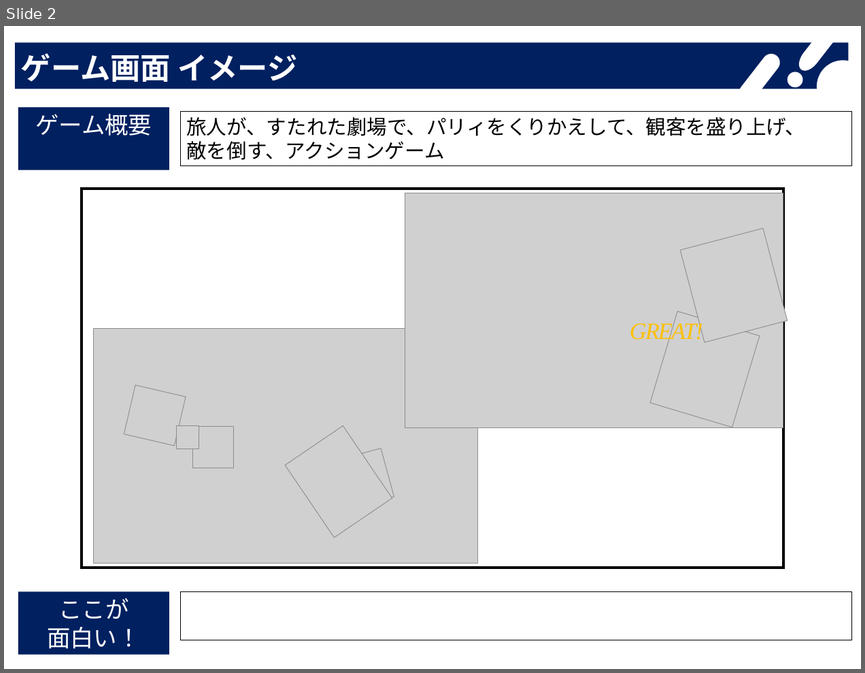
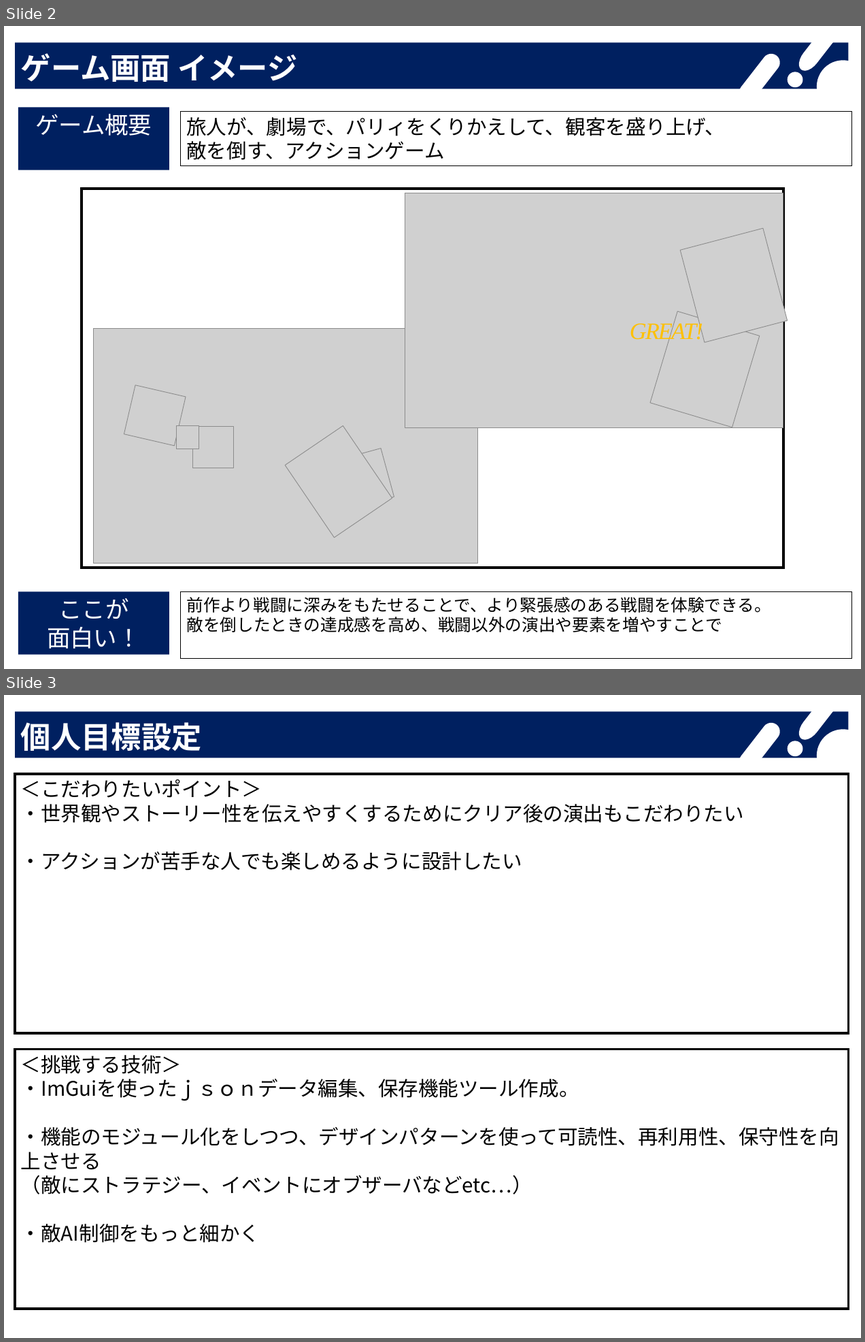
Before and after one commit to KY0614/ENDLESS_ENCORE, a slide deck: 概要/ゲーム概要書V2_4GA4_善原敬子.pptx. Shown one above the other, each under a label of ours: slide 2 before the commit, slides 2 and 3 after it. The pictures are 865x673 and 865x1342 pixels, drawn with LibreOffice and Linux fonts; fonts in the diff are those of the drawing; grey boxes stand for pictures. Boxes give left, top, right and bottom in pixels: in the first picture for what was removed or moved away, otherwise in the second. Text is boxed around its words. In the diff, an @@ line names an element or a change of style, - is before the commit and + after.

Commit message:
[add]Cameraにバックスタブから追従モードへ切り替わるためのモード追加 #refs イージングを使ってバックスタブと追従に戻るときのカメラ移動を滑らかにした。プレイヤーがバックスタブを行ったらカメラモードを変更。敵のバックスタブアニメーションが終わったらカメラを追従へ戻すモードへ変更。
[add]仕様書、使用フォーマット追加。ゲーム概要書にページ追加。ガントチャート更新
#refs ゲーム概要書には個人目標ページを追加。仕様フォーマットに現在の開発ゲームの内容を記入。

```diff
--- a/概要/ゲーム概要書V2_4GA4_善原敬子.pptx
+++ b/概要/ゲーム概要書V2_4GA4_善原敬子.pptx
@@ slide 3 added at (x1=4, y1=695, x2=861, y2=1338), background #FFFFFF @@
@@ title added at (x1=15, y1=712, x2=848, y2=758), fill #002060, 36 pt, text #FFFFFF, bold @@
+個人目標設定
@@ pill shape added at (x1=795, y1=695, x2=861, y2=744), fill #FFFFFF @@
@@ pill shape added at (x1=736, y1=719, x2=783, y2=774), fill #FFFFFF @@
@@ ellipse added at (x1=817, y1=730, x2=861, y2=782), fill #FFFFFF @@
@@ ellipse added at (x1=787, y1=741, x2=803, y2=756), fill #FFFFFF @@
@@ rectangle added at (x1=15, y1=774, x2=848, y2=1034), fill #FFFFFF, outline #000000 3 pt, 24 pt, text #000000 @@
+＜こだわりたいポイント＞
+・世界観やストーリー性を伝えやすくするためにクリア後の演出もこだわりたい
+・アクションが苦手な人でも楽しめるように設計したい
@@ rectangle added at (x1=15, y1=1049, x2=848, y2=1308), fill #FFFFFF, outline #000000 3 pt, 24 pt, text #000000 @@
+＜挑戦する技術＞
+・ImGuiを使ったｊｓｏｎデータ編集、保存機能ツール作成。
+・機能のモジュール化をしつつ、デザインパターンを使って可読性、再利用性、保守性を向上させる
+（敵にストラテジー、イベントにオブザーバなどetc…）
+・敵AI制御をもっと細かく
@@ slide 2 changed as well @@
@@ text in rectangle at (x1=186, y1=117, x2=724, y2=136): text changed @@
-旅人が、すたれた劇場で、パリィをくりかえして、観客を盛り上げ、
+旅人が、劇場で、パリィをくりかえして、観客を盛り上げ、
@@ rectangle "前作より戦闘に深みをもたせることで、より緊張感のある戦闘を体験できる。" resized from (x1=181, y1=591, x2=852, y2=640) to (x1=181, y1=591, x2=852, y2=658) @@
@@ text in rectangle at (x1=186, y1=597, x2=771, y2=632): text added @@
+前作より戦闘に深みをもたせることで、より緊張感のある戦闘を体験できる。
+敵を倒したときの達成感を高め、戦闘以外の演出や要素を増やすことで
```
Also in this commit, not shown: 2 other slides changed, 13 other files.
